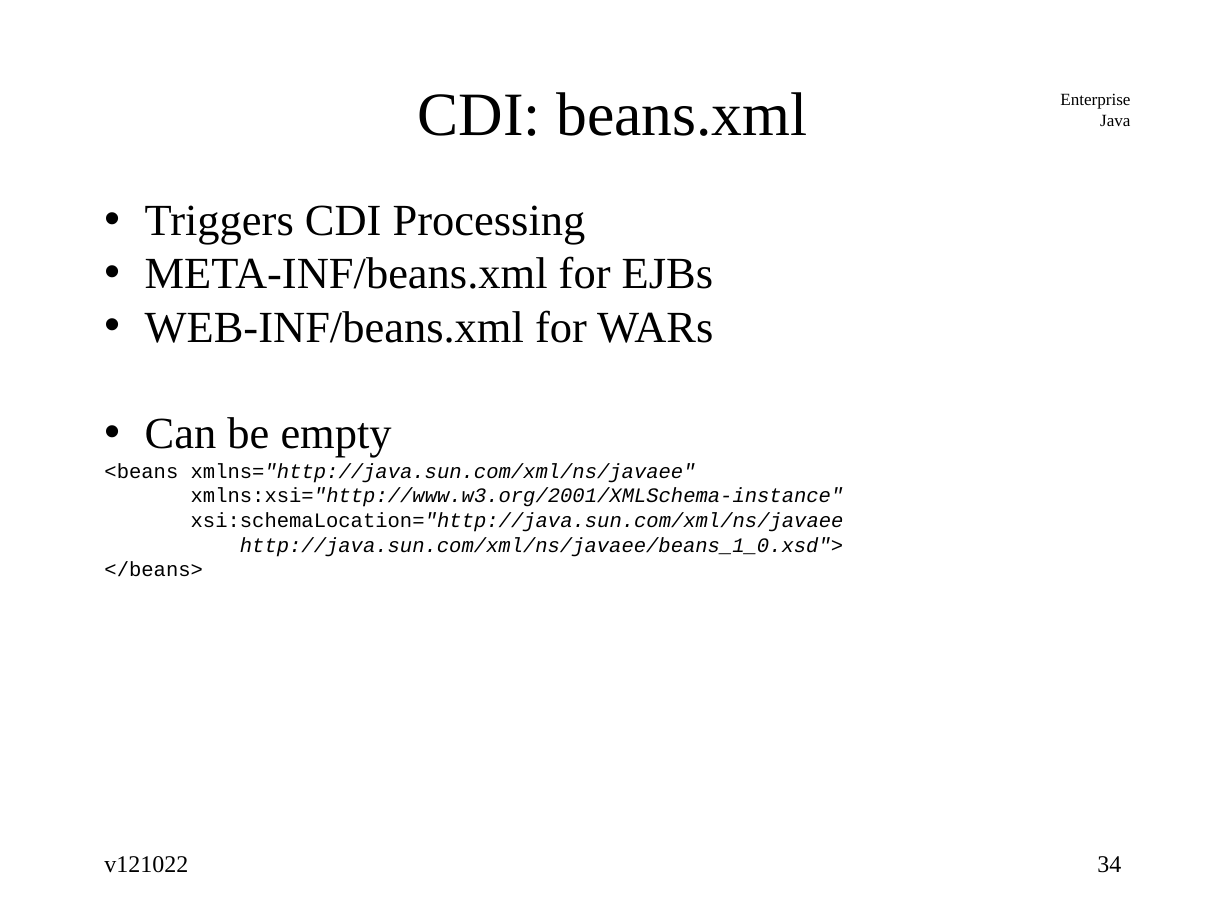
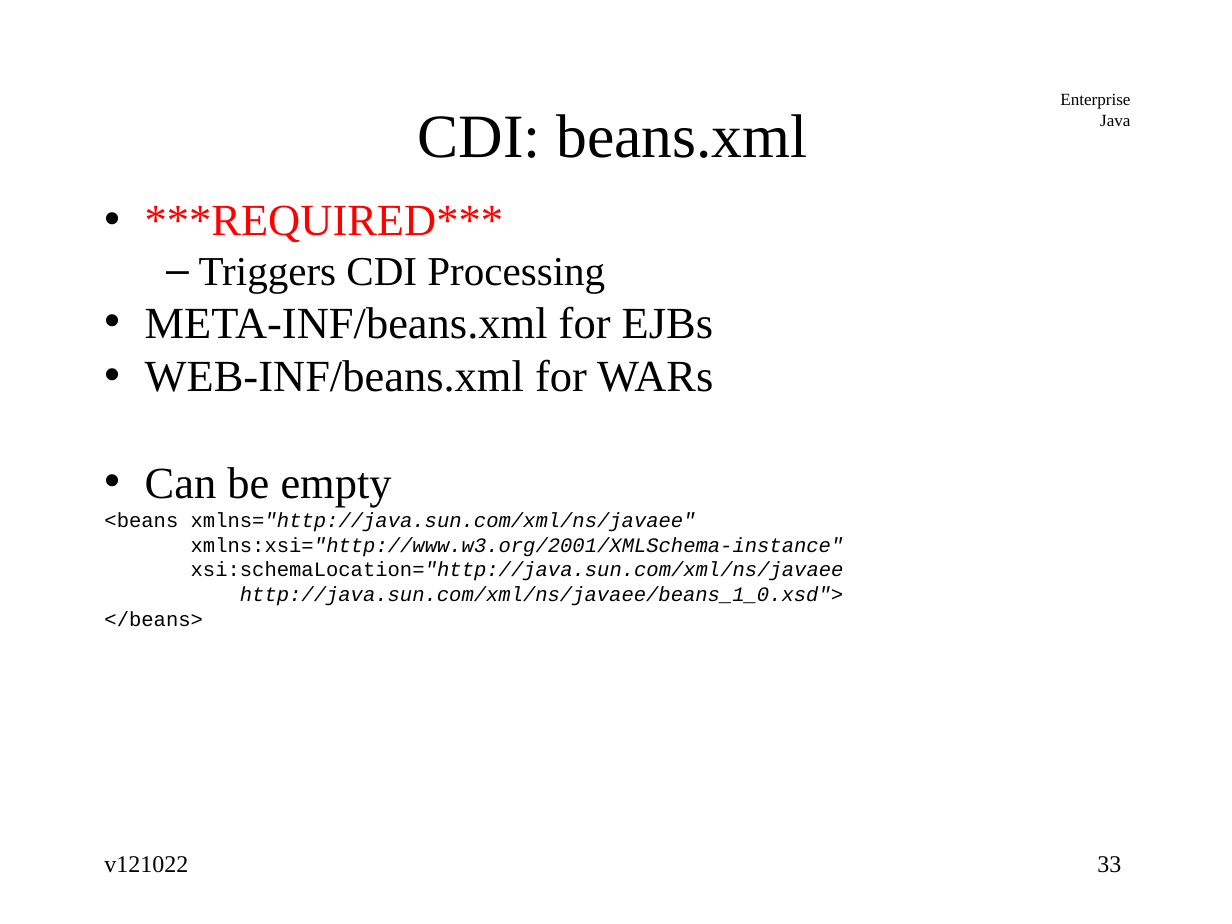
Before and after one commit to jcstaff/ejava-javaee, a slide deck: slide 33 of jndiDemo/src/site/resources/lectures/jndiENC.ppt (slide 34 before the commit). Drawn at 1232x924 pixels with LibreOffice and Linux fonts; fonts in the diff are those of the drawing. Boxes give left, top, right and bottom in pixels: in the first picture for what was removed or moved away, otherwise in the second. Text is boxed around its words. In the diff, an @@ line names an element or a change of style, - is before the commit and + after.

```diff
--- a/jndiDemo/src/site/resources/lectures/jndiENC.ppt
+++ b/jndiDemo/src/site/resources/lectures/jndiENC.ppt
@@ title "CDI: beans.xml" at bbox=[418, 114, 807, 158]: line spacing 0.12 to 1 @@
@@ text at bbox=[145, 205, 503, 243]: paragraph added @@
+• ***REQUIRED***
@@ text at bbox=[199, 257, 605, 293]: size 26 to 24 pt in "Triggers CDI Processing"; bullet • to –; list level 1 to 2 in "Triggers CDI Processing" @@
@@ page number at bbox=[1097, 856, 1121, 873]: text changed @@
-34
+33
```
Also in this commit, not shown: 10 other slides changed, 7 slides added.
